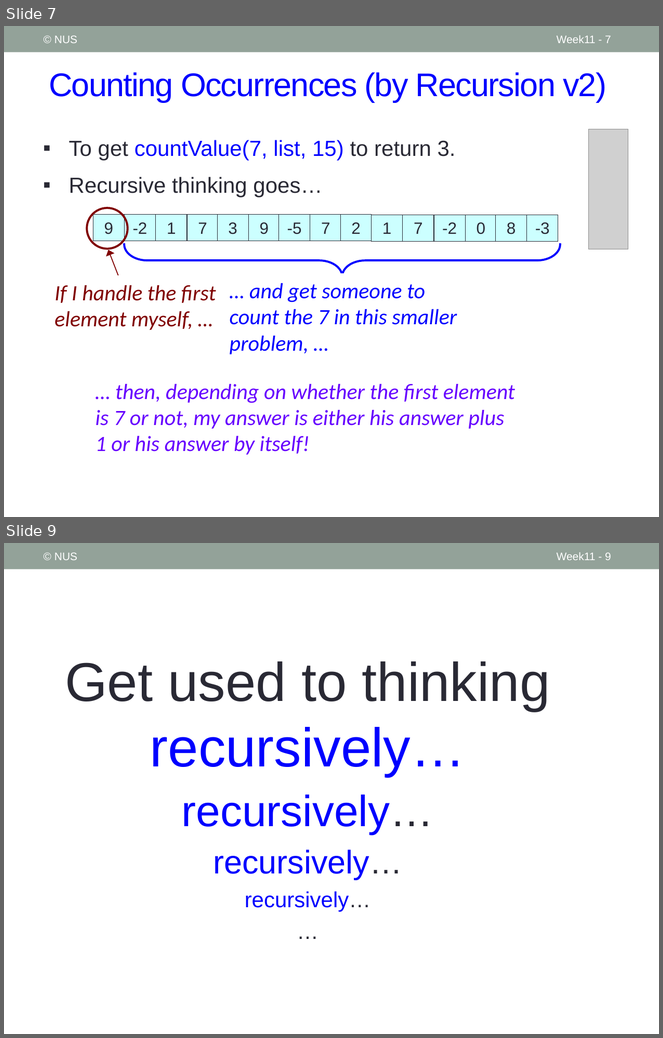
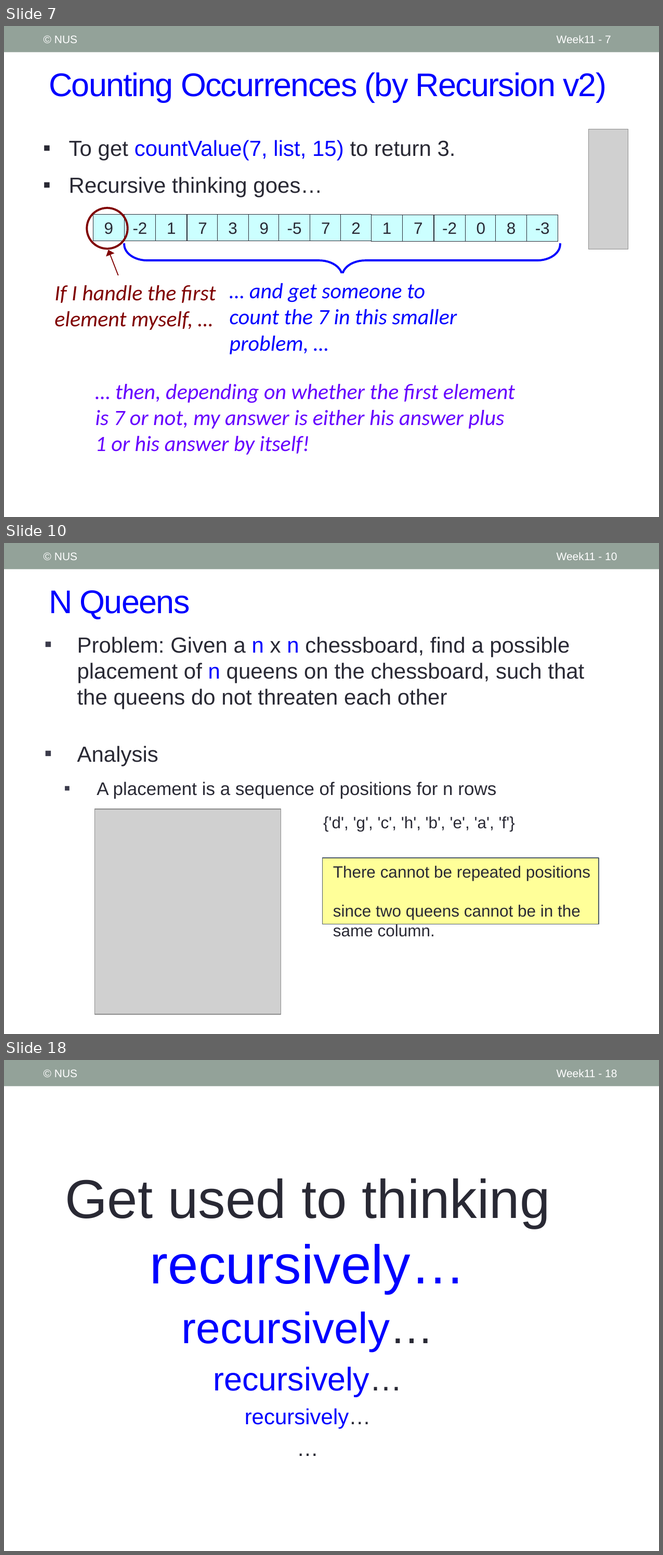
Before and after one commit to nus-cs1010-2021-s2/website, a slide deck: slides/Week11_Recap.pptx. Shown one above the other, each under a label of ours: slides 7 and 9 before the commit, slides 7, 10 and 18 after it; the slides between them are not shown. The pictures are 663x1038 and 663x1555 pixels, drawn with LibreOffice and Linux fonts; fonts in the diff are those of the drawing; grey boxes stand for pictures. Boxes give left, top, right and bottom in pixels: in the first picture for what was removed or moved away, otherwise in the second. Text is boxed around its words. In the diff, an @@ line names an element or a change of style, - is before the commit and + after.

```diff
--- a/slides/Week11_Recap.pptx
+++ b/slides/Week11_Recap.pptx
@@ slide 10 added at [4,543,659,1034], background #FFFFFF; not listed: 1 template element that a slide beside it also shows @@
@@ text added at [54,552,77,560], 12 pt, text #FFFFFF @@
+© NUS
@@ page number added at [557,552,617,560], 12 pt, text #FFFFFF @@
+Week11 - 10
@@ title added at [49,590,190,619], 36 pt, text #0000FF @@
+N Queens
@@ text added at [77,637,584,799], 24 pt, text #292934 @@
+▪ Problem: Given a n x n chessboard, find a possible placement of n queens on the chessboard, such that the queens do not threaten each other
+▪ Analysis
+  ▪ A placement is a sequence of positions for n rows
@@ picture added at [95,809,281,1015] @@
@@ text added at [323,817,515,832], 18 pt, text #292934 @@
+{'d', 'g', 'c', 'h', 'b', 'e', 'a', 'f'}
@@ rectangle added at [322,858,599,924], fill #FFFF99, outline #4C5A6A 1 pt, 18 pt, text #292934 @@
+    There cannot be repeated positions
+    since two queens cannot be in the
+    same column.
@@ what was slide 9 is now slide 18 @@
@@ page number at [557,1069,617,1077]: text changed @@
-Week11 - 9
+Week11 - 18
```
Also in this commit, not shown: 4 slides changed, 8 other slides added, 4 other files.
